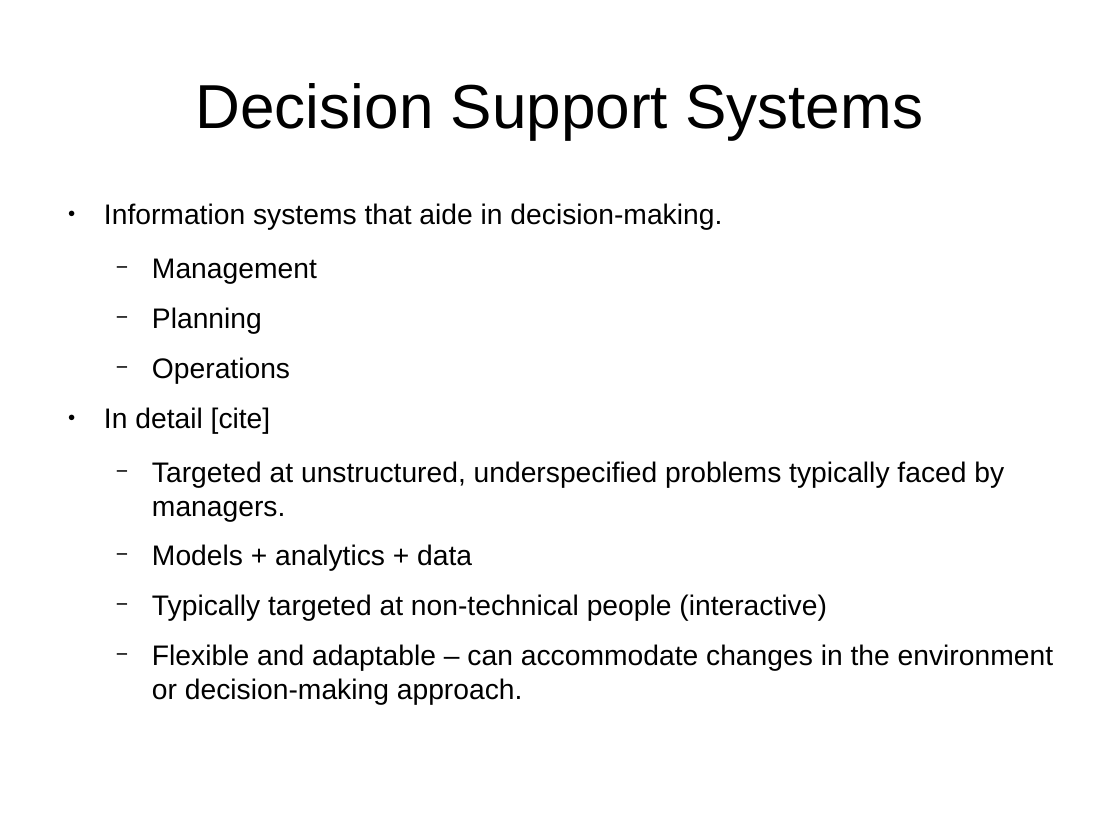
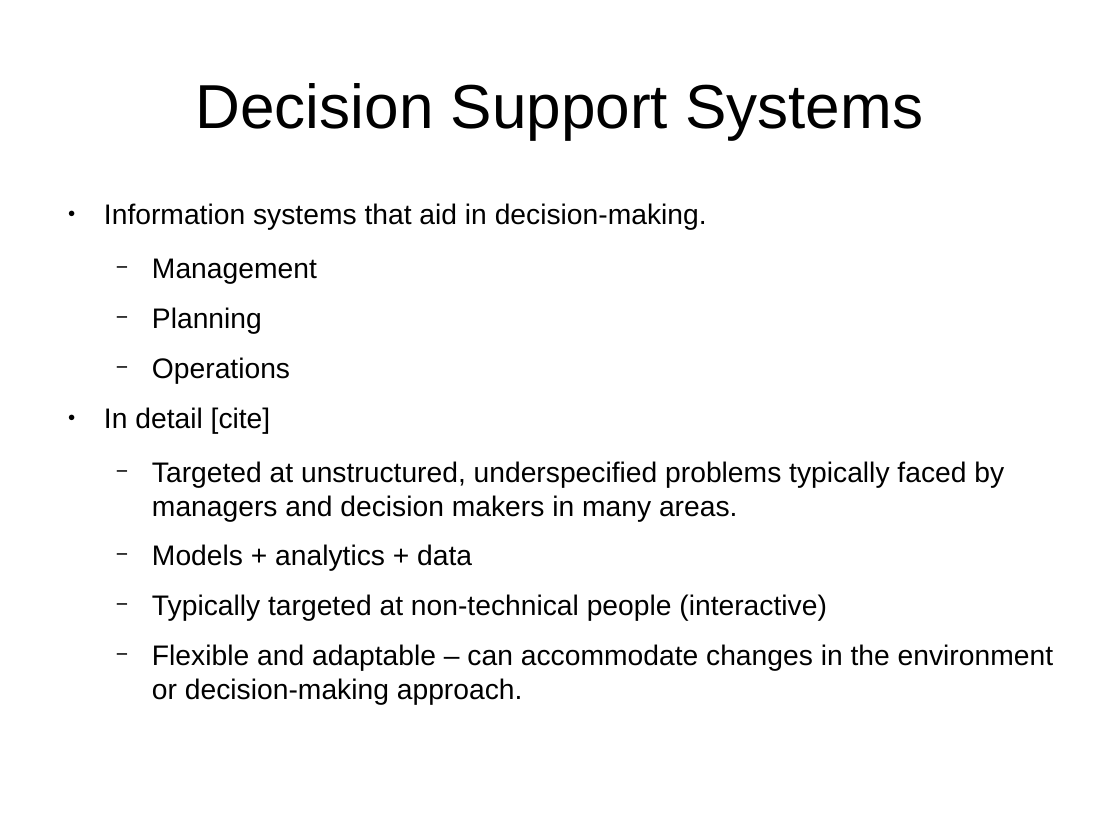
Before and after one commit to bstamour/SLHS, a slide deck: slide 3 of docs/proposal-from-bob.odp. Drawn at 1120x840 pixels with LibreOffice and Linux fonts; fonts in the diff are those of the drawing. Boxes give left, top, right and bottom in pixels: in the first picture for what was removed or moved away, otherwise in the second. Text is boxed around its words. In the diff, an @@ line names an element or a change of style, - is before the commit and + after.

```diff
--- a/docs/proposal-from-bob.odp
+++ b/docs/proposal-from-bob.odp
@@ text at box(104, 203, 707, 230): text changed @@
-● Information systems that aide in decision-making.
+● Information systems that aid in decision-making.
@@ text at box(152, 461, 1004, 522): text changed @@
-  − Targeted at unstructured, underspecified problems typically faced by managers.
+  − Targeted at unstructured, underspecified problems typically faced by managers and decision makers in many areas.
```
Also in this commit, not shown: 10 other slides changed, 1 slide removed.
